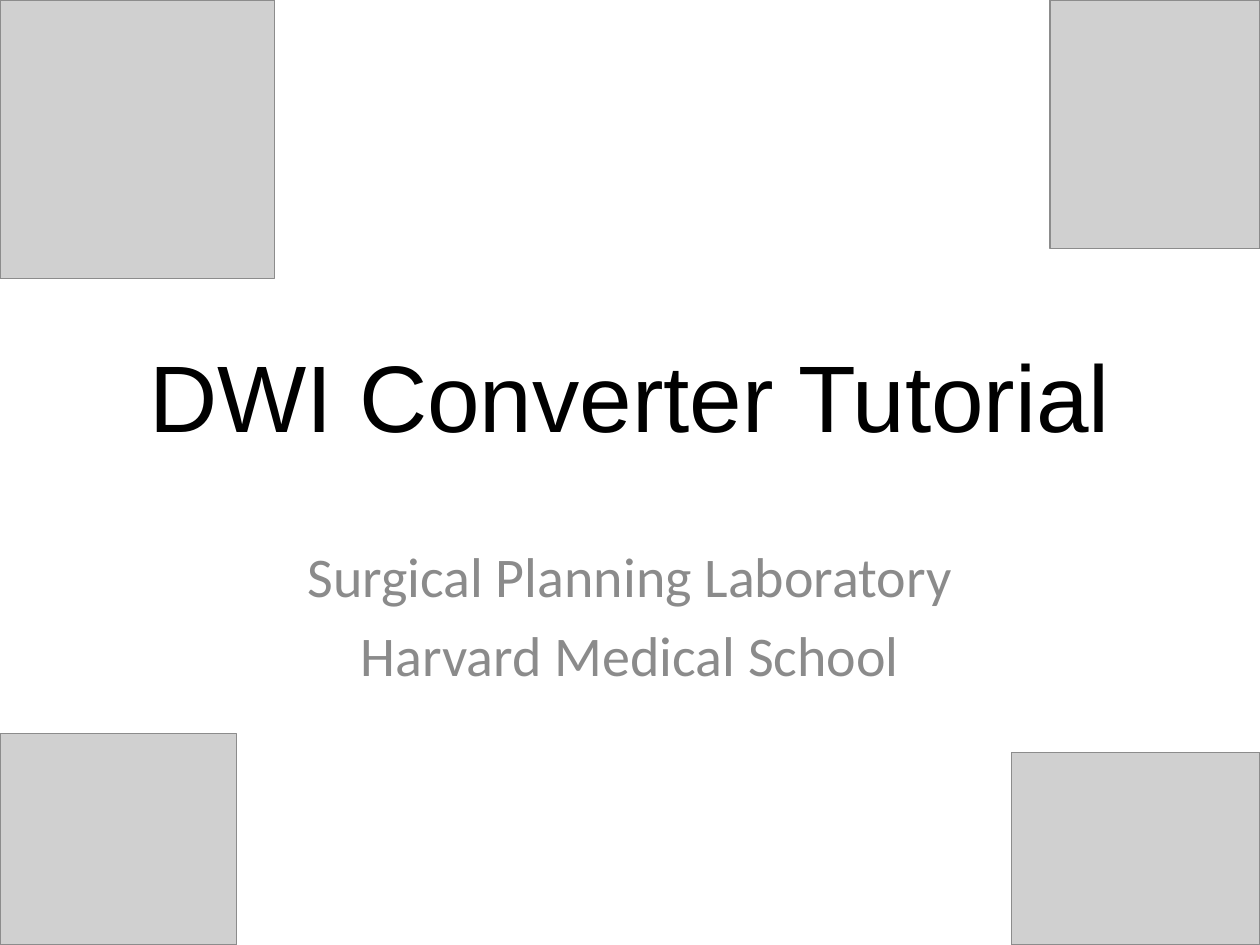
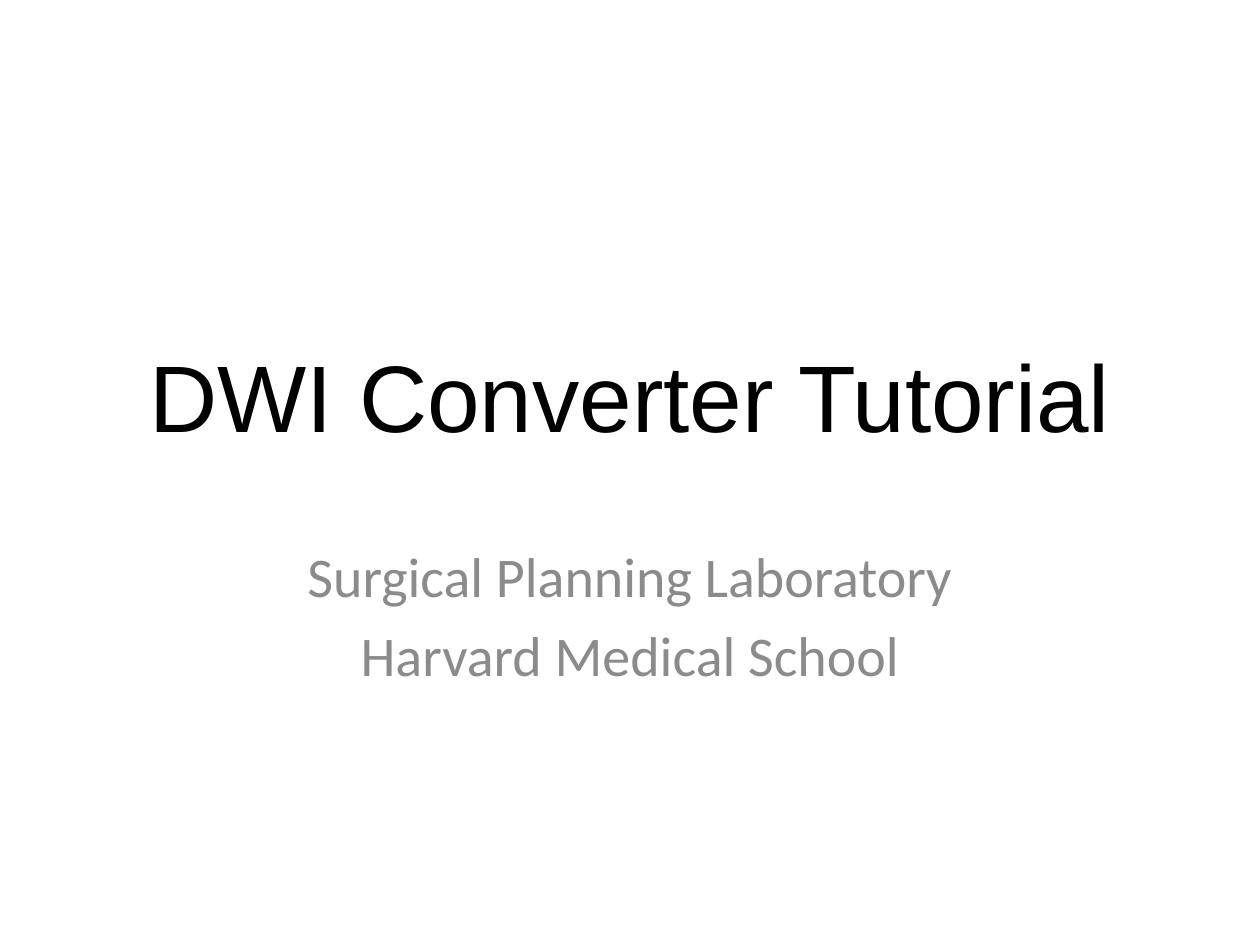
Before and after one commit to kellygwang/SlicerDMRI, a slide deck: slide 1 of docs/tutorials/DWIConverterTutorial.pptx. Drawn at 1260x945 pixels with LibreOffice and Linux fonts; fonts in the diff are those of the drawing; grey boxes stand for pictures. Boxes give left, top, right and bottom in pixels: in the first picture for what was removed or moved away, otherwise in the second. Text is boxed around its words. In the diff, an @@ line names an element or a change of style, - is before the commit and + after.

```diff
--- a/docs/tutorials/DWIConverterTutorial.pptx
+++ b/docs/tutorials/DWIConverterTutorial.pptx
@@ picture removed at <box>0,0,275,278</box> @@
@@ picture removed at <box>1050,0,1260,248</box> @@
@@ picture removed at <box>0,733,237,945</box> @@
@@ picture removed at <box>1012,752,1260,945</box> @@
```
Also in this commit, not shown: 7 other slides changed, 1 other file.
